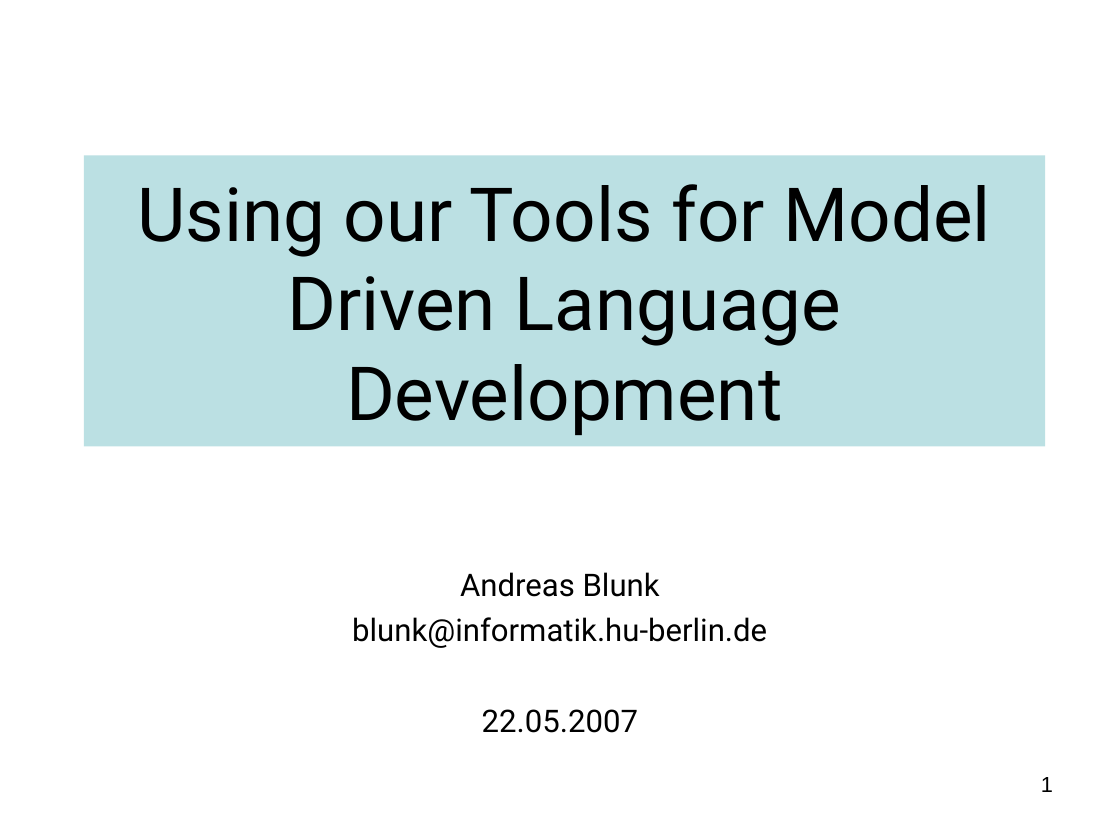
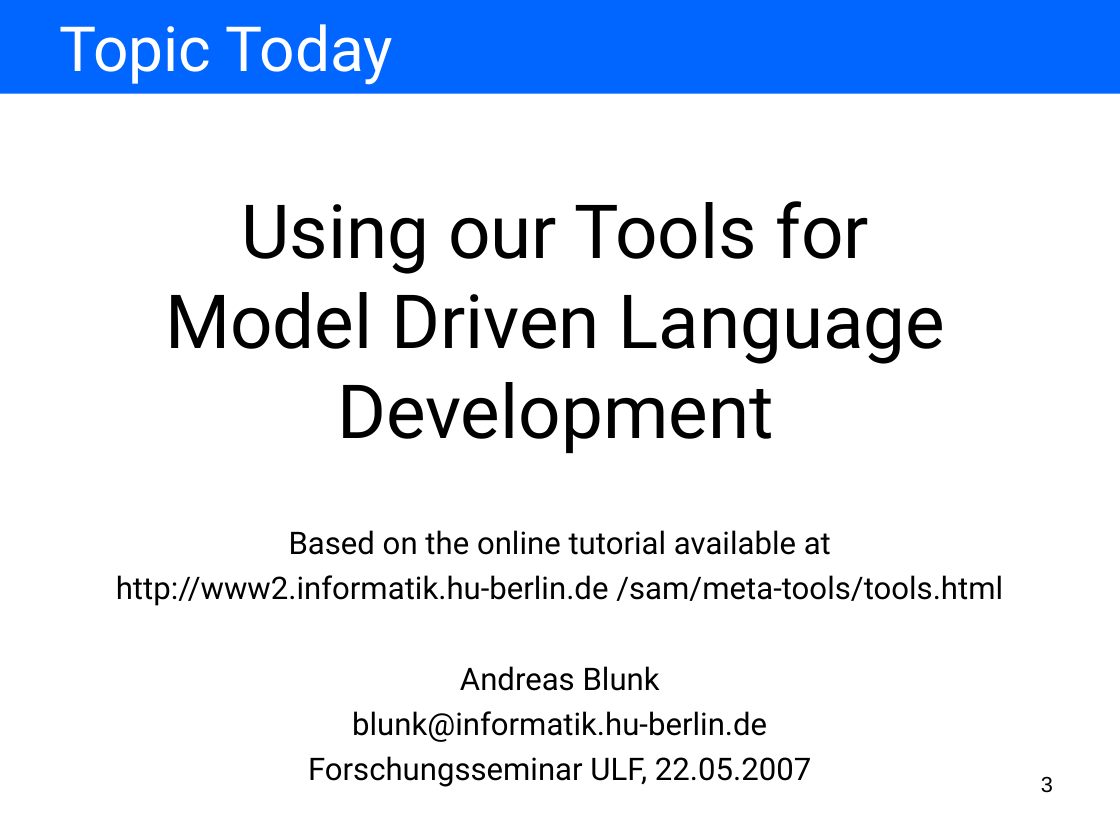
Before and after one commit to BackupTheBerlios/amof2-svn, a slide deck: slide 3 of trunk/hub.sam.stateautomaton/resources/presentation/using our tools for model driven language development.ppt (slide 1 before the commit). Drawn at 1120x840 pixels with LibreOffice and Linux fonts; fonts in the diff are those of the drawing. Boxes give left, top, right and bottom in pixels: in the first picture for what was removed or moved away, otherwise in the second. Text is boxed around its words. In the diff, an @@ line names an element or a change of style, - is before the commit and + after.

```diff
--- a/trunk/hub.sam.stateautomaton/resources/presentation/using our tools for model driven language development.ppt
+++ b/trunk/hub.sam.stateautomaton/resources/presentation/using our tools for model driven language development.ppt
@@ rectangle added at [0,0,1120,94], fill #0066FF @@
@@ text added at [59,24,393,85], 40 pt, text #FFFFFF @@
+Topic Today
@@ text "Using our Tools for Model ...": place and size @@
-text "Using our Tools for Model ..." at [84,156,1045,447]
+text "Using our Tools for Model ..." at [165,201,945,453]
@@ text "Using our Tools for Model ..." at [165,201,945,453]: fill #BBE0E3 to none @@
@@ text "Based on the online tutorial ...": place and size @@
-text "Based on the online tutorial ..." at [352,572,767,733]
+text "Based on the online tutorial ..." at [116,530,1003,787]
@@ text at [116,530,1003,606]: paragraphs added @@
+Based on the online tutorial available at
+http://www2.informatik.hu-berlin.de /sam/meta-tools/tools.html
@@ text at [352,666,767,742]: indent changed @@
@@ text at [308,756,811,787]: text changed @@
-22.05.2007
+Forschungsseminar ULF, 22.05.2007
@@ rectangle removed at [1019,755,1072,799] @@
@@ page number at [1041,776,1053,793]: text changed @@
-1
+3
```
Also in this commit, not shown: 2 other slides changed, 9 slides added, 7 slides removed, 28 other files.
